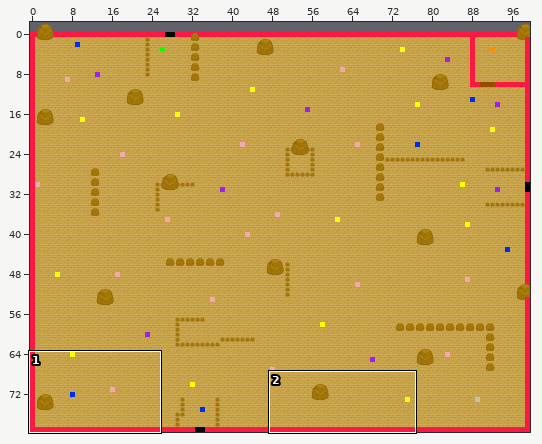
Tiled map: TiledMap/Ruin1/FloorInfo/ruin1_map_tiled_info.tmx. Above, an overview of the earlier version with the close-up marked.
Close-up. First the earlier version:
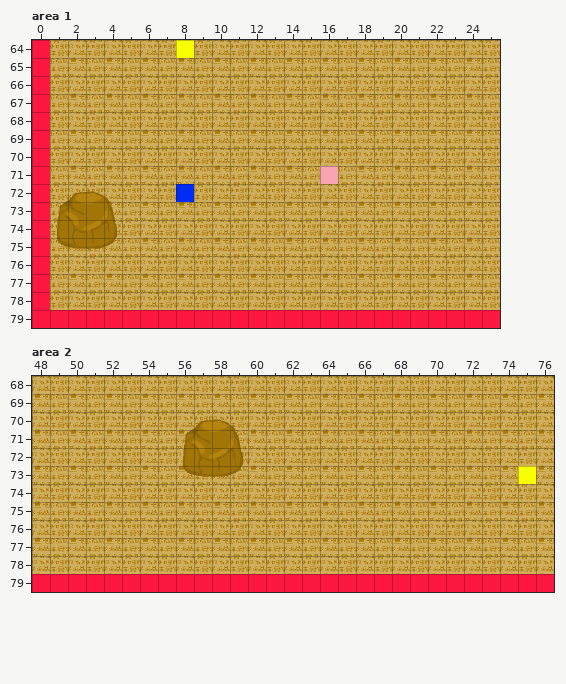
Cells are 32x32 px. Shown: area 1 x 0..25, y 64..79; area 2 x 48..76, y 68..79. The commit also changed other parts of the map, which this record leaves out.
The same view after the edit:
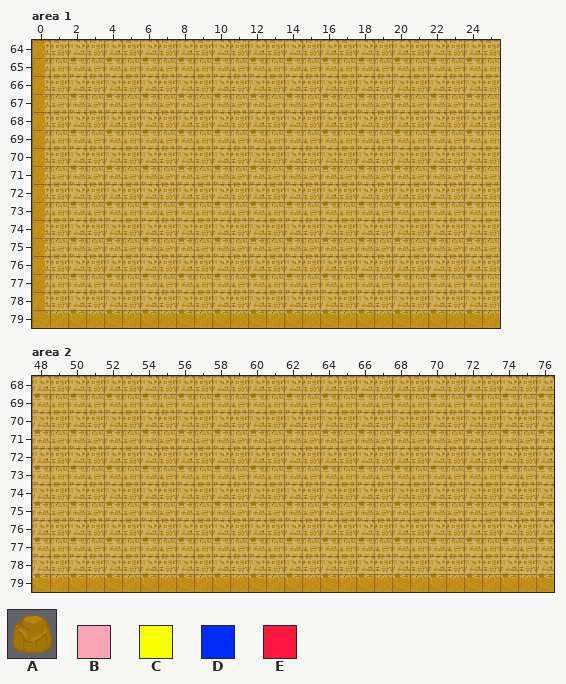
Key: from "ruin1_obstacles": A 3 "Rock_3_128_128", B 100 "PINK", C 101 "YELLOW", D 103 "BLUE", E 1000 "RED".
_ is an empty cell.
The exact change:
Layer "ruin1_obstacles" (now hidden), area 1:
y 64: x 0 E -> _; x 8 C -> _
y 65..70: x 0 E -> _
y 71: x 0 E -> _; x 16 B -> _
y 72: x 0 E -> _; x 8 D -> _
y 73..74: x 0 E -> _
y 75: x 0..1 EA -> __
y 76..78: x 0 E -> _
y 79: x 0..25 EEEEEEEEEEEEEEEEEEEEEEEEEE -> __________________________
Layer "ruin1_obstacles" (now hidden), area 2:
y 73: x 56 A -> _; x 75 C -> _
y 79: x 48..76 EEEEEEEEEEEEEEEEEEEEEEEEEEEEE -> _____________________________
Changed places in both close-ups, as pixel boxes (x1, y1, x2, y2):
removed: (32, 40, 500, 328)
removed: (183, 419, 243, 477)
removed: (518, 466, 536, 484)
removed: (32, 574, 554, 592)
